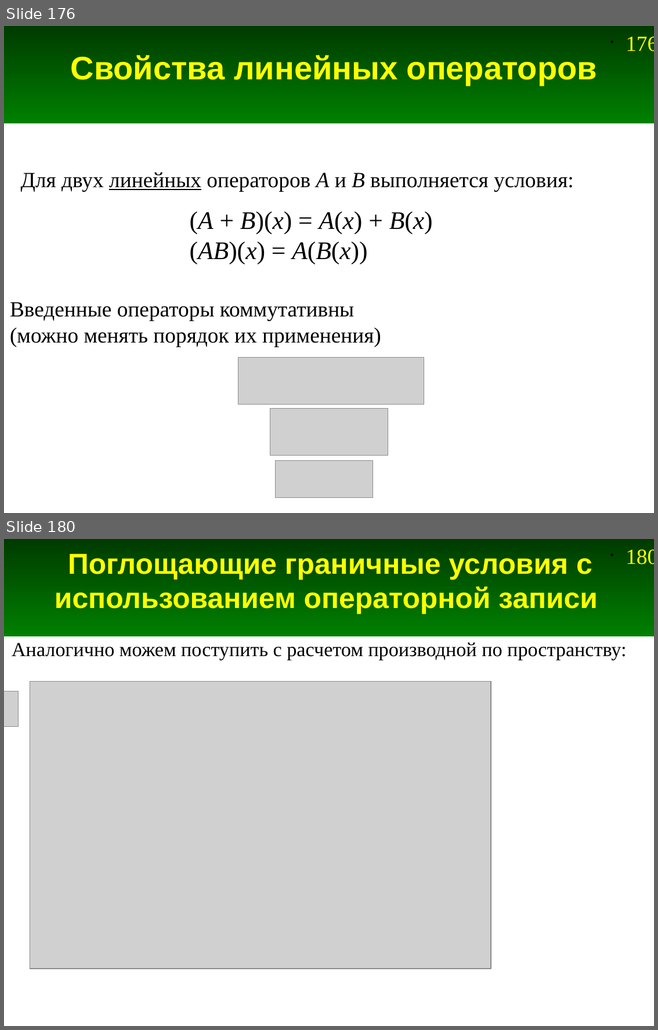
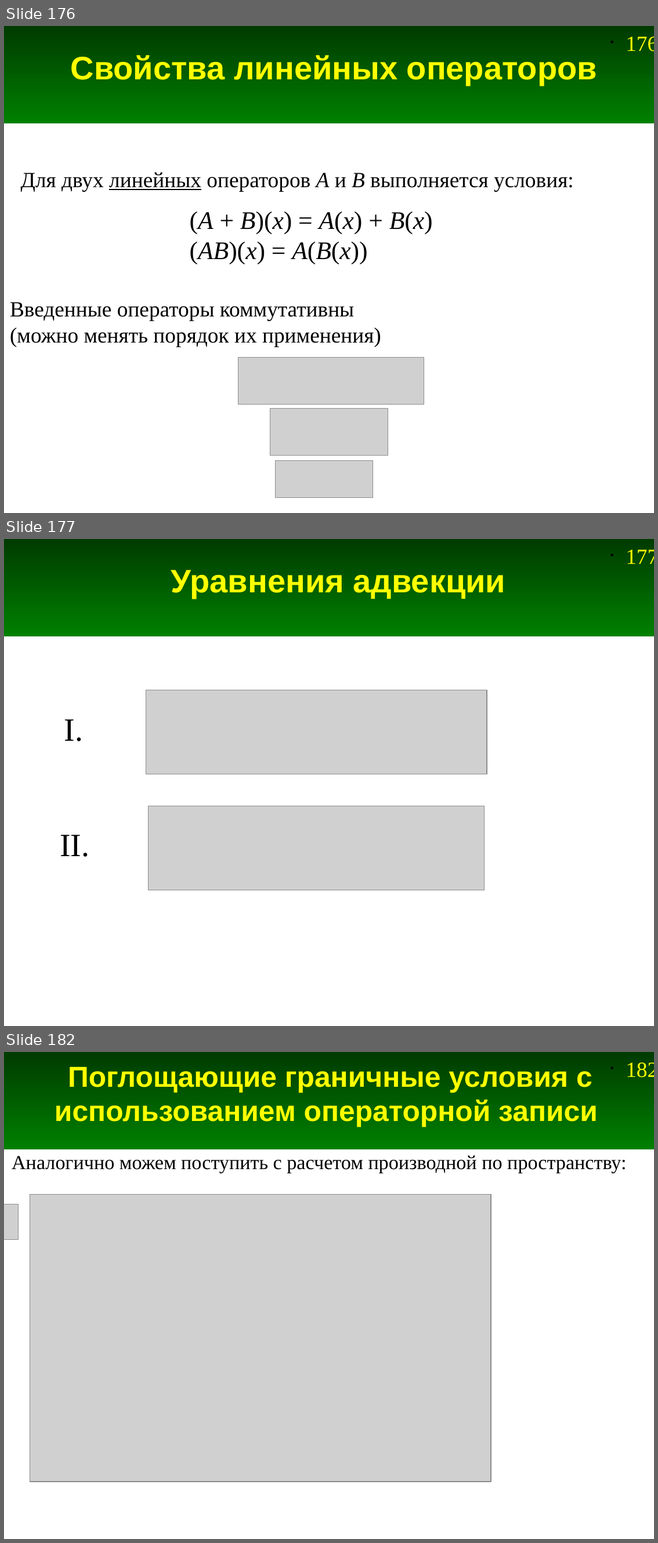
Before and after one commit to andris0147sv/modelling, a slide deck: presentations/2. FDTD.odp. Shown one above the other, each under a label of ours: slides 176 and 180 before the commit, slides 176, 177 and 182 after it; the slides between them are not shown. The pictures are 658x1030 and 658x1543 pixels, drawn with LibreOffice and Linux fonts; fonts in the diff are those of the drawing; grey boxes stand for pictures. Boxes give left, top, right and bottom in pixels: in the first picture for what was removed or moved away, otherwise in the second. Text is boxed around its words. In the diff, an @@ line names an element or a change of style, - is before the commit and + after.

```diff
--- a/presentations/2. FDTD.odp
+++ b/presentations/2. FDTD.odp
@@ slide 177 added at [4,539,654,1026], background #FFFFFF; not listed: 2 template elements that a slide beside it also shows @@
@@ title added at [171,570,506,598], 36 pt, text #FFFF00, bold @@
+Уравнения адвекции
@@ picture added at [146,690,487,775] @@
@@ text added at [64,719,83,741], 36 pt, text #000000 @@
+I.
@@ picture added at [148,806,484,890] @@
@@ text added at [60,835,89,857], 36 pt, text #000000 @@
+II.
@@ what was slide 180 is now slide 182 @@
@@ page number at [625,1062,654,1078]: text changed @@
-• 180
+• 182
```
Also in this commit, not shown: 11 slides changed, 7 other slides added, 1 slide removed, 8 other files.
